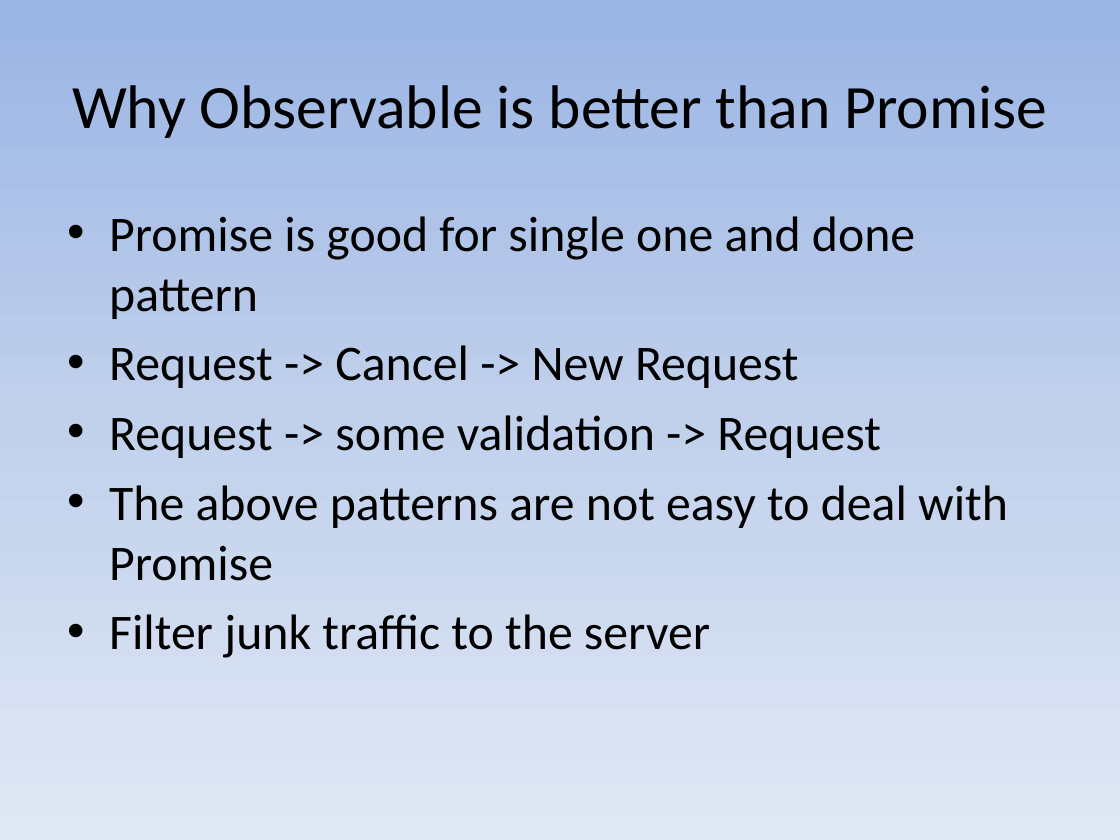
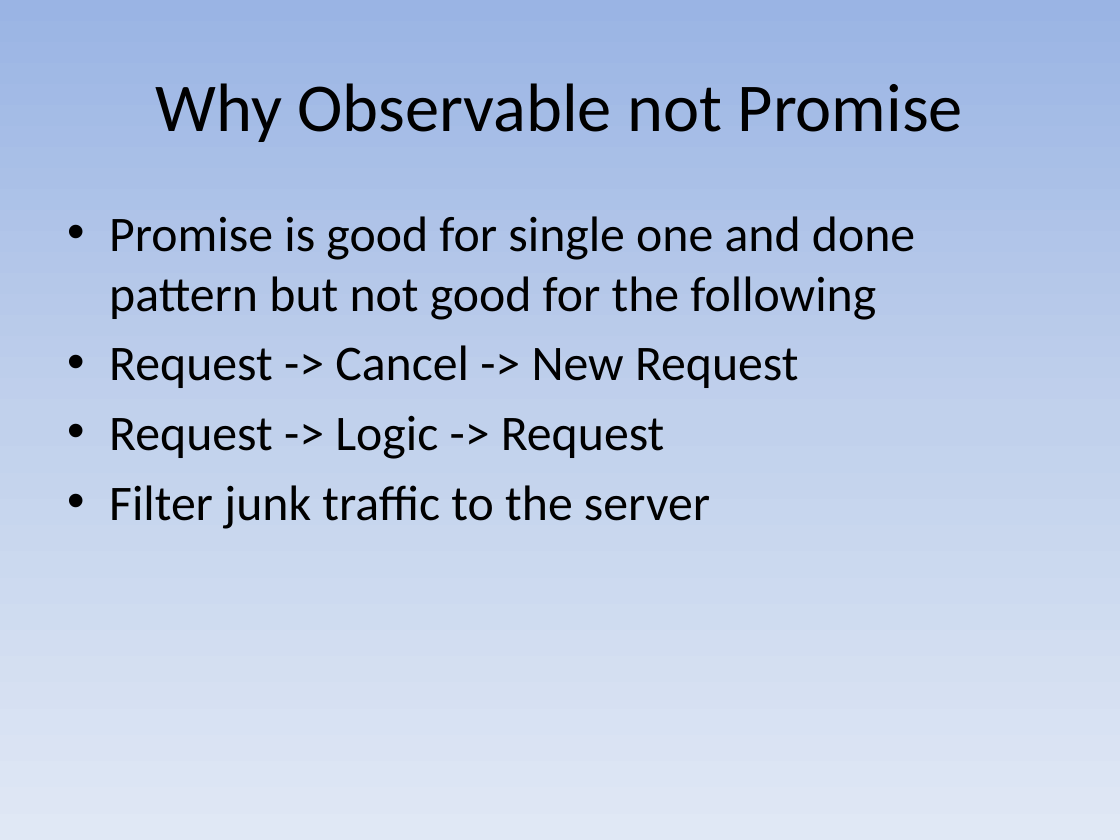
Before and after one commit to mayuanyang/HelloAngular2, a slide deck: slide 21 of angular2.pptx. Drawn at 1120x840 pixels with LibreOffice and Linux fonts; fonts in the diff are those of the drawing. Boxes give left, top, right and bottom in pixels: in the first picture for what was removed or moved away, otherwise in the second. Text is boxed around its words. In the diff, an @@ line names an element or a change of style, - is before the commit and + after.

Commit message:
Observable enhancement

```diff
--- a/angular2.pptx
+++ b/angular2.pptx
@@ title at (156,83,963,142): text changed; size 39.6 to 44 pt @@
-Why Observable is better than Promise
+Why Observable not Promise
@@ text at (109,216,915,320): text changed @@
-• Promise is good for single one and done pattern
+• Promise is good for single one and done pattern but not good for the following
@@ text at (109,415,665,459): text changed @@
-• Request -> some validation -> Request
-• The above patterns are not easy to deal with Promise
+• Request -> Logic -> Request
```
Also in this commit, not shown: 4 other slides changed, 2 slides added, 7 other files.
